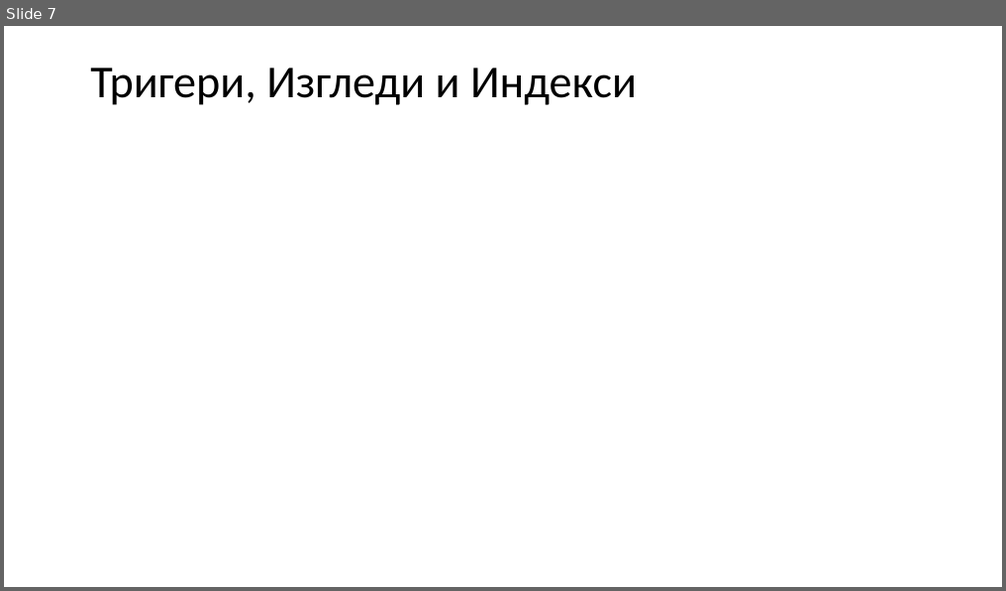
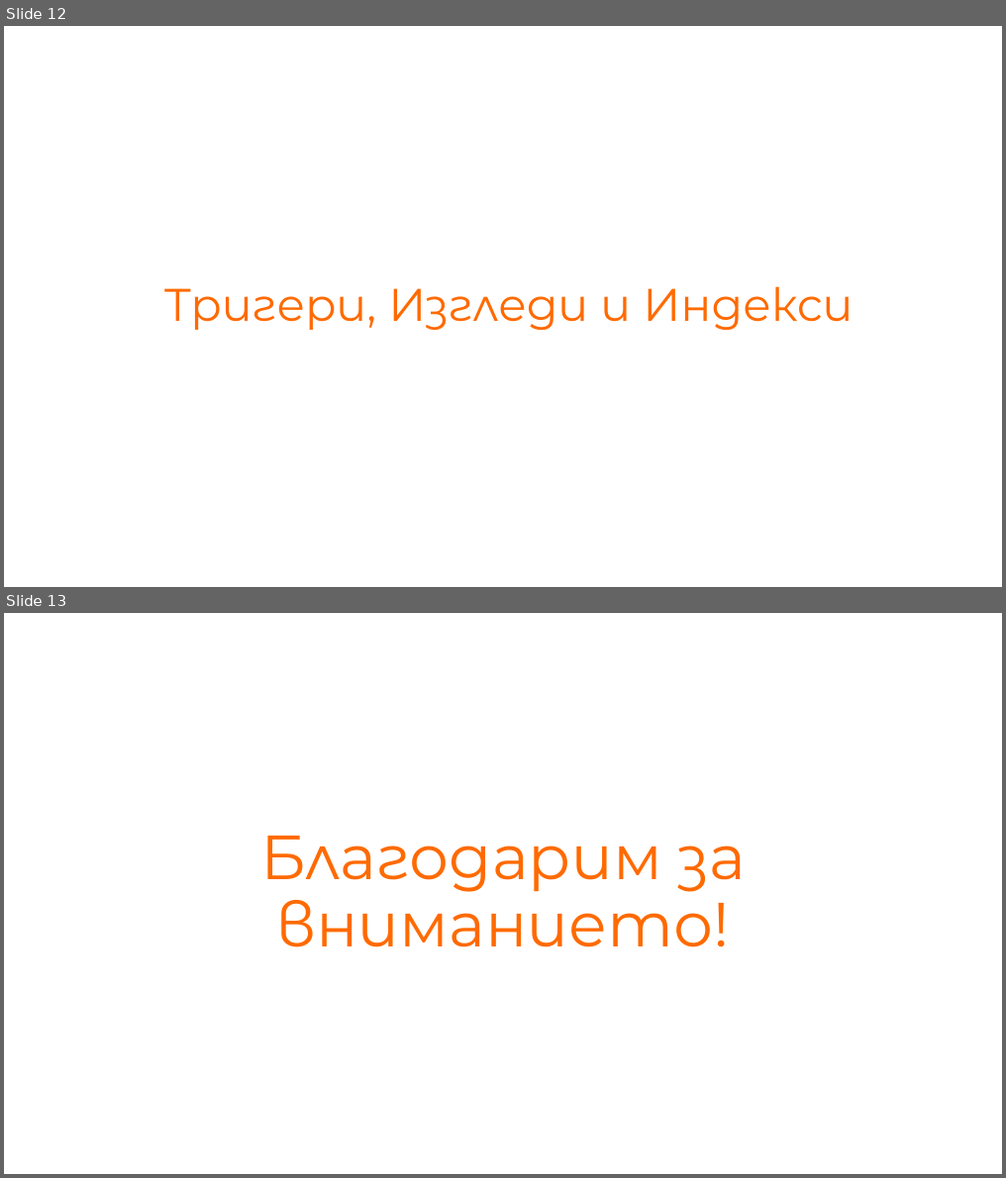
Before and after one commit to NikolaTotev/SQL-Course-Project, a slide deck: Project Presentation.pptx. Shown one above the other, each under a label of ours: slide 7 before the commit, slides 12 and 13 after it. The pictures are 1006x591 and 1006x1178 pixels, drawn with LibreOffice and Linux fonts; fonts in the diff are those of the drawing. Boxes give left, top, right and bottom in pixels: in the first picture for what was removed or moved away, otherwise in the second. Text is boxed around its words. In the diff, an @@ line names an element or a change of style, - is before the commit and + after.

```diff
--- a/Project Presentation.pptx
+++ b/Project Presentation.pptx
@@ slide 13 added at (4, 613, 1002, 1174), background #FFFFFF @@
@@ title added at (260, 836, 745, 948), 60 pt, text #FF6A00 @@
+Благодарим за вниманието!
@@ what was slide 7 is now slide 12 @@
@@ slide 12 changed as well @@
@@ title "Тригери, Изгледи и Индекси": place and size @@
-title "Тригери, Изгледи и Индекси" at (90, 68, 637, 105)
+title "Тригери, Изгледи и Индекси" at (164, 286, 852, 331)
@@ title "Тригери, Изгледи и Индекси" at (164, 286, 852, 331): font Calibri to Montserrat, text colour #000000 to #FF6A00; alignment left to centre @@
```
Also in this commit, not shown: 4 other slides changed, 7 other slides added, 2 slides removed, 11 other files.
